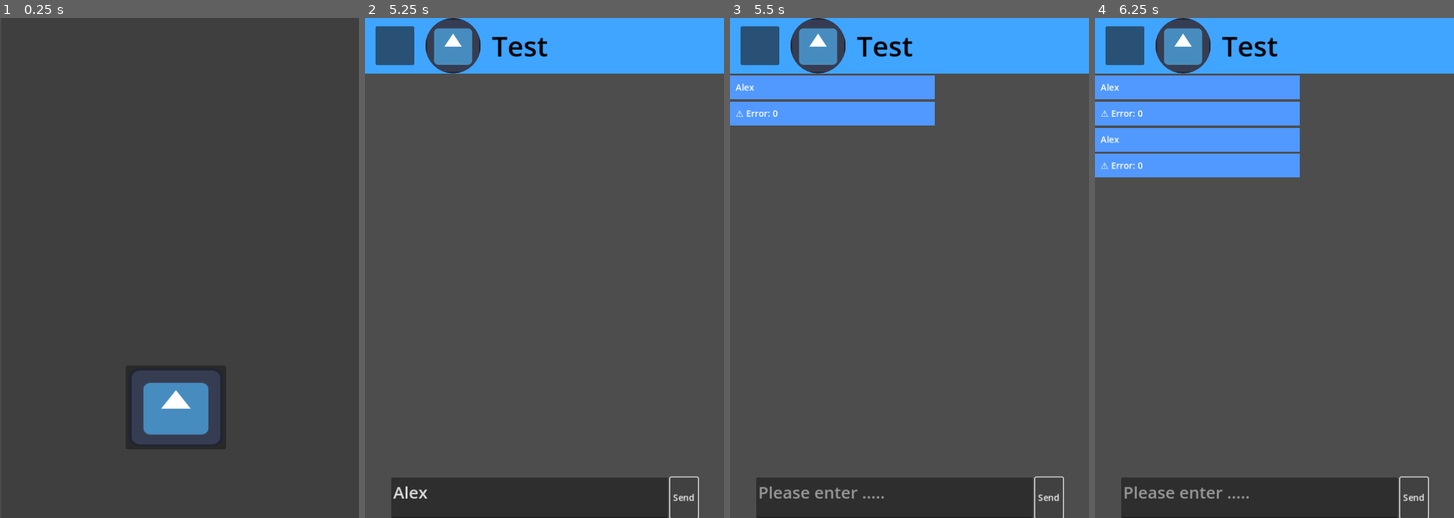
Above: before the commit, frames 1-4 (left to right).
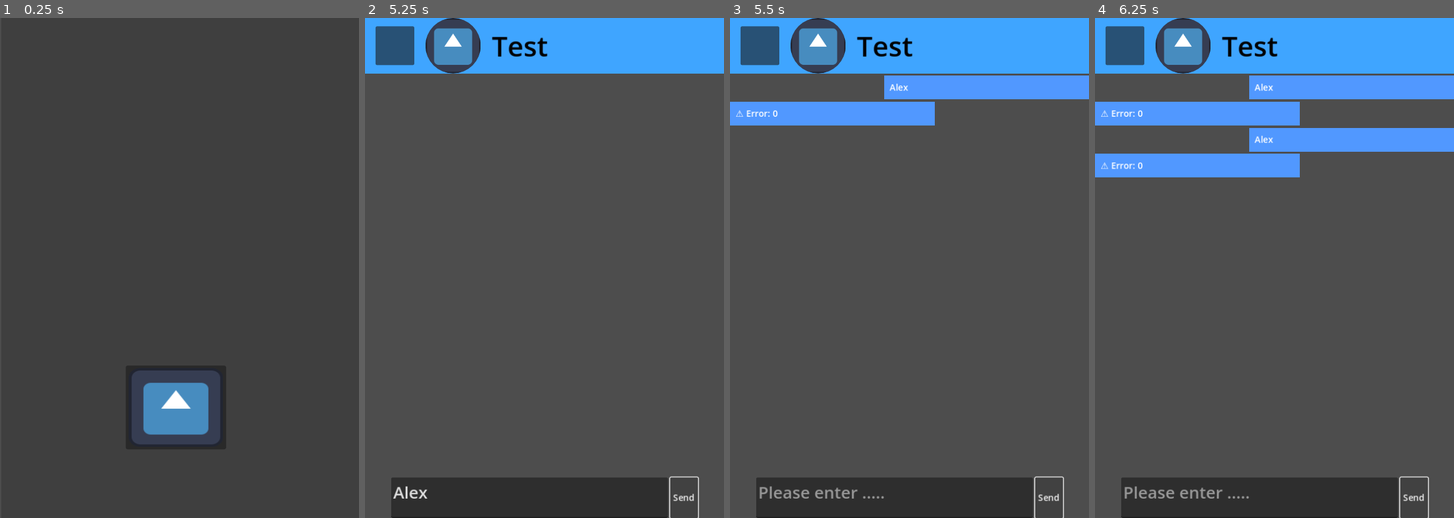
Above: after the commit, the same moments.

Repository: LOJINKAI/fyp-test
Game: Godot game, scene res://scene/main.tscn
Two runs of this game, one before a commit and one after it. Both use one fixed random seed, a clock stepped at 60 frames per second and the inputs below. The engine's default icon, where the game draws it, is replaced by a stand-in: a white triangle on a blue panel in a dark square.
Inputs (mouse positions are in pixels of both pictures, inside the frame that each line leads up to):
- Up to frame 1 (0.25 s): no input
- Up to frame 2 (5.25 s): click (548, 268) at 0.5 s; click (368, 18) at 1.25 s; click (436, 88) at 2 s; click (544, 138) at 2.75 s; click (530, 498) at 3.52 s; type "Alex" at 3.6 s; click "Send" at 4.25 s; click "Send" at 5 s
- Up to frame 3 (5.5 s): no input
- Up to frame 4 (6.25 s): click "Send" at 5.75 s

Frames 1-2 are identical in both runs. In frame 3, 4.1% of the frame differs, in the area x 0-100%, y 11-17%; in frame 4, 8.2%, in the area x 0-100%, y 11-27%.

Commit message:
improve chat bubble

Diff:
--- a/gd/ai_chat.gd
+++ b/gd/ai_chat.gd
@@ -24,10 +24,9 @@
 var ai_current_index := 0
 #
 
-var API_KEY := "AIzaSyBkH3HQKlwcJ8Q5MM38tmc8IEAHn9n9Txk"
-
-#AIzaSyAKUEgXzRSJSPAk8oUxVYws5MUXJBAfTiI
-#AIzaSyBkH3HQKlwcJ8Q5MM38tmc8IEAHn9n9Txk
+var API_KEY := "AIzaSyAsJFRGgkGNISR9S_aWWK3z-Q2Zd5qEcGM"
+
+
 
  # 🟦 对话历史（每次都会发送给 Gemini）
 var conversation_history := []
@@ -130,10 +129,12 @@
 	label.text = content
 
 	# 设置左右对齐
-	if is_mine:
+	if is_mine == true:
 		bubble.size_flags_horizontal = Control.SIZE_SHRINK_END
+		print("player")
 	else:
 		bubble.size_flags_horizontal = Control.SIZE_SHRINK_BEGIN
+		print("AI")
 
 	# 自动滚动到底部（稍后添加这个函数）
 	scroll_to_bottom()
--- a/scene/ai_chat.tscn
+++ b/scene/ai_chat.tscn
@@ -67,6 +67,7 @@
 
 [node name="VBoxContainer" type="VBoxContainer" parent="body"]
 layout_mode = 2
+size_flags_horizontal = 3
 
 [node name="footer" type="HBoxContainer" parent="."]
 layout_mode = 2
